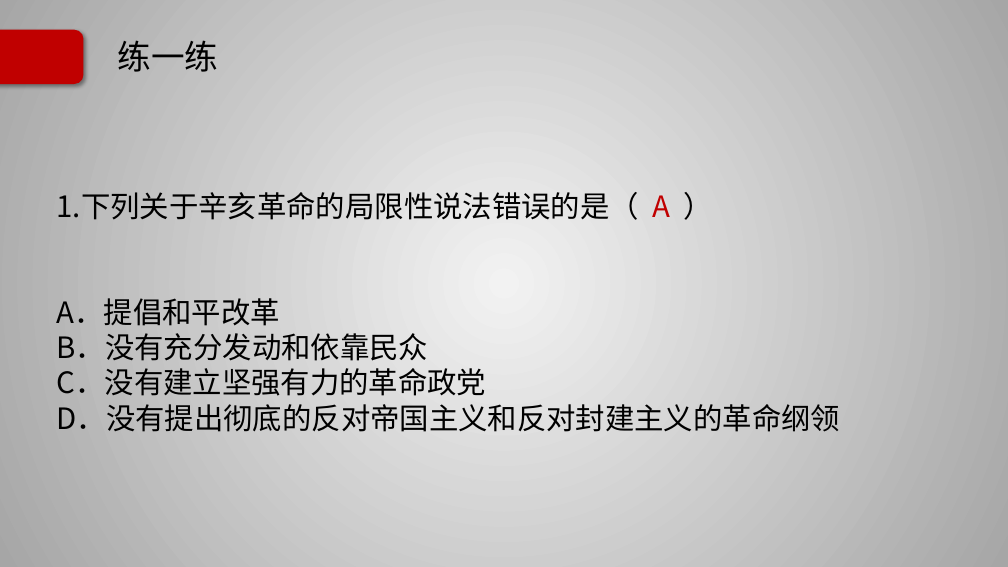
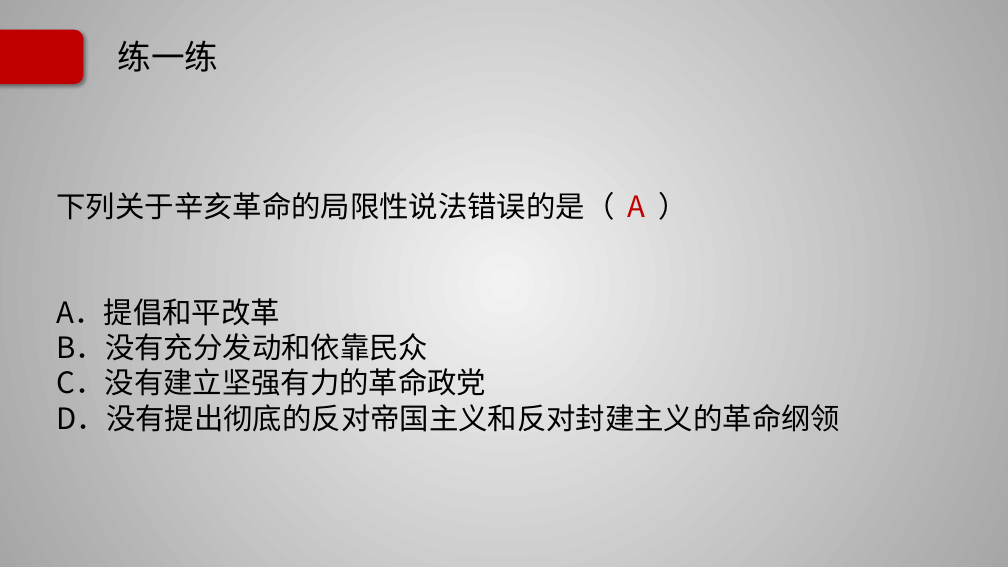
Before and after one commit to Call-me-zhy/tangtang, a slide deck: slide 85 of 5 中国近现代史纲要/课件/中国近现代史纲要精讲3.pptx. Drawn at 1008x567 pixels with LibreOffice and Linux fonts; fonts in the diff are those of the drawing; background and template pictures are left out. Boxes give left, top, right and bottom in pixels: in the first picture for what was removed or moved away, otherwise in the second. Text is boxed around its words. In the diff, an @@ line names an element or a change of style, - is before the commit and + after.

```diff
--- a/5 中国近现代史纲要/课件/中国近现代史纲要精讲3.pptx
+++ b/5 中国近现代史纲要/课件/中国近现代史纲要精讲3.pptx
@@ text at <box>57,192,646,220</box>: text changed @@
-1.下列关于辛亥革命的局限性说法错误的是（ A ）
+下列关于辛亥革命的局限性说法错误的是（ A ）
```
Also in this commit, not shown: 11 other slides changed, 3 slides removed, 4 other files.
